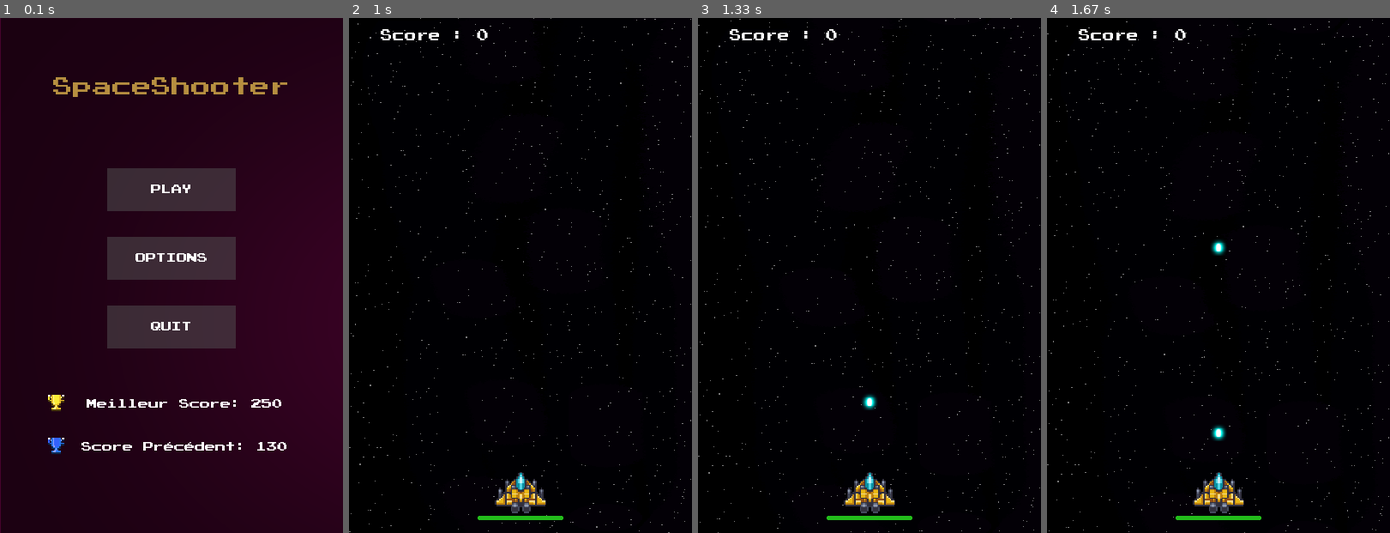
Above: before the commit, frames 1-4 (left to right).
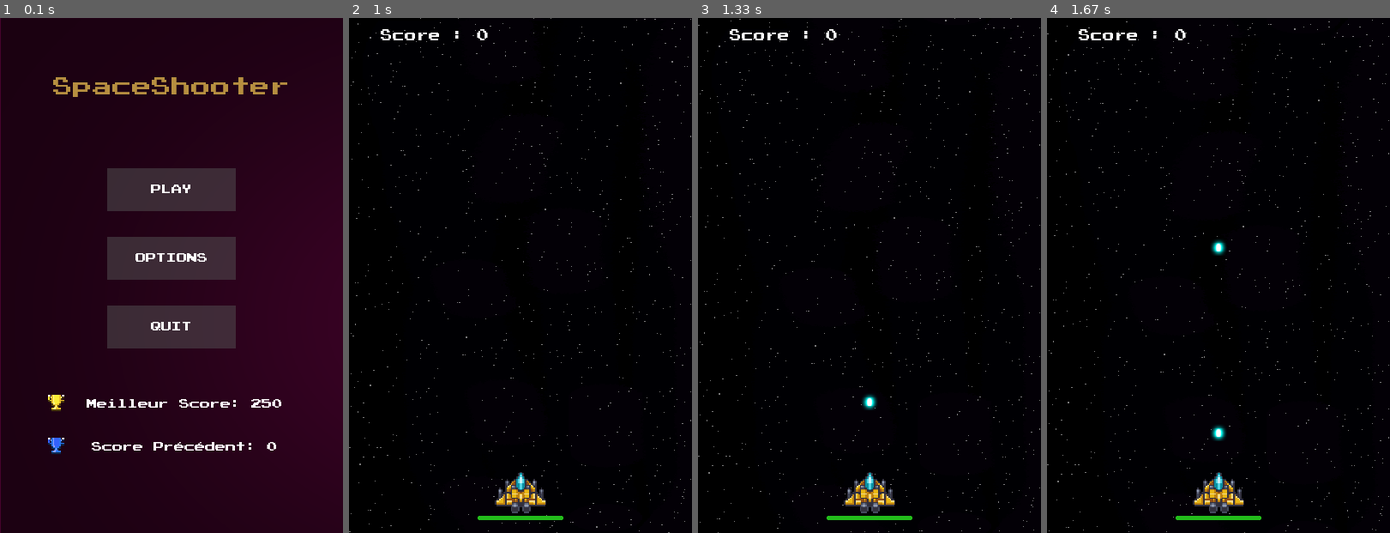
Above: after the commit, the same moments.

Repository: Fabien-crypto/SpaceShooter
Game: pygame game, started from main.py
Same seed, same stepped clock (60 frames per second), same inputs: the game is played once before the commit and once after it.
Inputs:
- Up to frame 1 (0.1 s): no input
- Up to frame 2 (1 s): click "PLAY" at 0.88 s
- Up to frame 3 (1.33 s): tap Space at 1.17 s
- Up to frame 4 (1.67 s): tap Space at 1.57 s

The runs differ from the first frame. In frame 1, 0.4% of the frame differs, in the area x 23-84%, y 82-84%; in frame 2, nothing differs; in frame 3, nothing differs; in frame 4, nothing differs.

Commit message:
-1 volume

Diff:
--- a/main.py
+++ b/main.py
@@ -61,7 +61,6 @@
         fichier.write(bestscore+"\n"+str(score)+"\n"+str(vol)+"\n"+str(pos))
         fichier.close()
 
-volume = float(saveread("volume"))
 position=int(saveread("position"))
 position2=250
 def options(menu):
--- a/scores.txt
+++ b/scores.txt
@@ -1,4 +1,4 @@
 250
-130
+0
 0.0
 0
